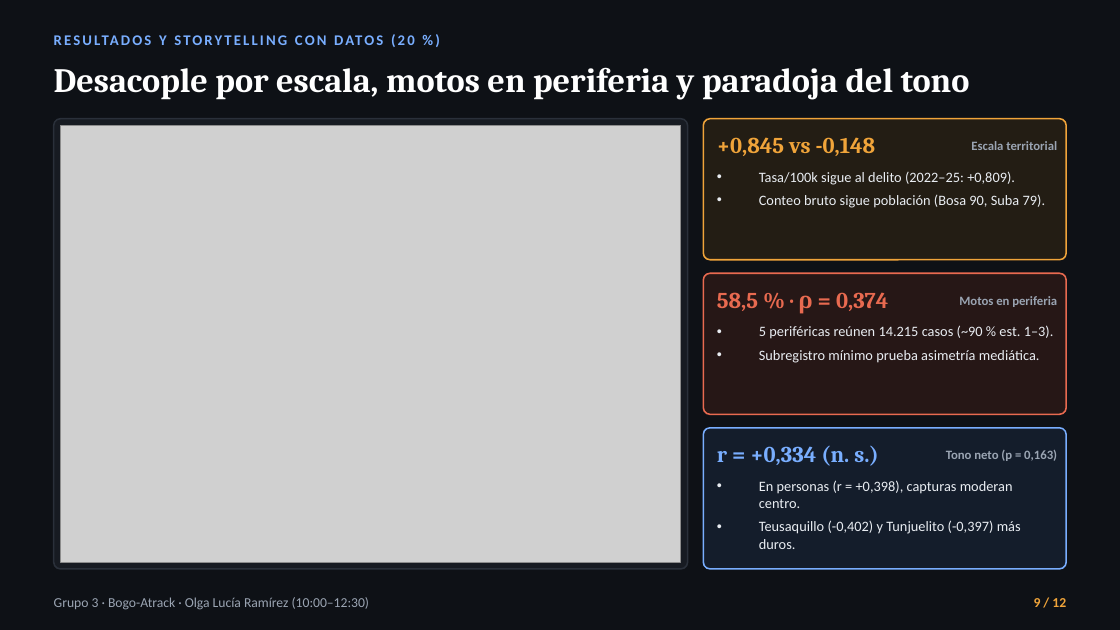
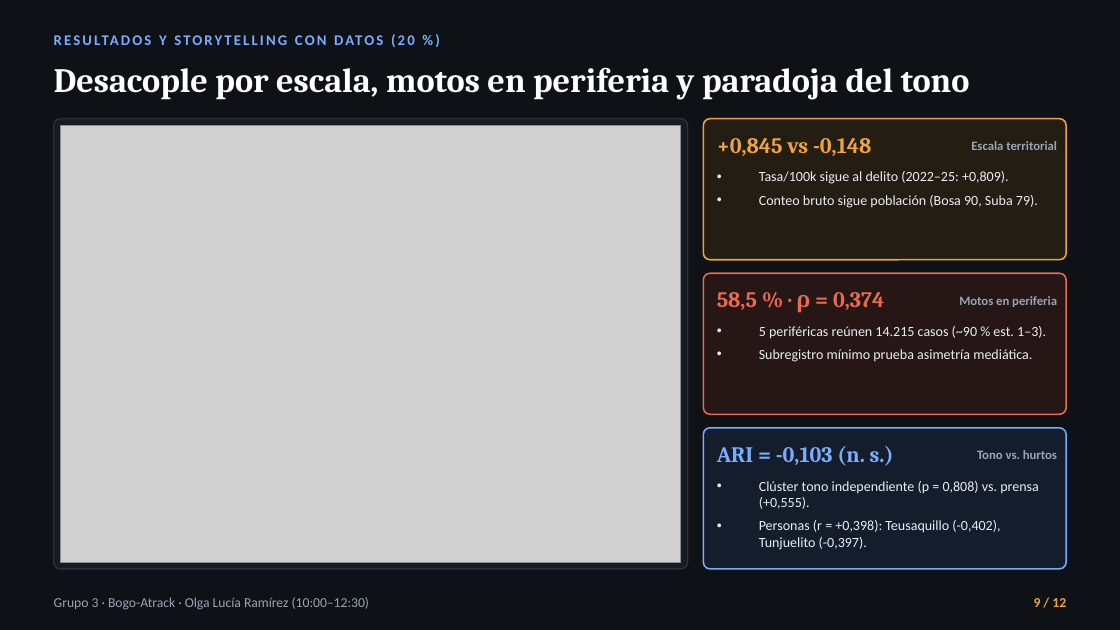
Before and after one commit to juanjo-edm/Repo_Entrega_Final_Taller_R, a slide deck: slide 9 of output/entregas/03_presentacion_plenaria/presentacion_grupo_3.pptx. Drawn at 1120x630 pixels with LibreOffice and Linux fonts; fonts in the diff are those of the drawing; grey boxes stand for pictures. Boxes give left, top, right and bottom in pixels: in the first picture for what was removed or moved away, otherwise in the second. Text is boxed around its words. In the diff, an @@ line names an element or a change of style, - is before the commit and + after.

Commit message:
Agrega clustering de sentimiento (sentometrics) y contraste multivariado vs. hurtos en Sección 6.7, Shiny y entregables finales

```diff
--- a/output/entregas/03_presentacion_plenaria/presentacion_grupo_3.pptx
+++ b/output/entregas/03_presentacion_plenaria/presentacion_grupo_3.pptx
@@ text "+0,845 vs -0,148" at bbox=[717, 138, 871, 156]: size 14.5 to 14.2 pt @@
@@ text "Tasa/100k sigue al delito (2022–25: ..." at bbox=[759, 171, 1038, 208]: size 9.2 to 9 pt @@
@@ text "58,5 % · ρ = ..." at bbox=[717, 292, 884, 313]: size 14.5 to 14.2 pt @@
@@ text "5 periféricas reúnen 14.215 casos ..." at bbox=[759, 326, 1046, 362]: size 9.2 to 9 pt @@
@@ text at bbox=[717, 446, 894, 466]: text changed; size 14.5 to 14.2 pt @@
-r = +0,334 (n. s.)
+ARI = -0,103 (n. s.)
@@ text at bbox=[977, 450, 1057, 459]: text changed @@
-Tono neto (p = 0,163)
+Tono vs. hurtos
@@ text at bbox=[759, 481, 1039, 550]: text changed; size 9.2 to 9 pt @@
-• En personas (r = +0,398), capturas moderan centro.
-• Teusaquillo (-0,402) y Tunjuelito (-0,397) más duros.
+• Clúster tono independiente (p = 0,808) vs. prensa (+0,555).
+• Personas (r = +0,398): Teusaquillo (-0,402), Tunjuelito (-0,397).
```
Also in this commit, not shown: 4 other slides changed, 28 other files.
